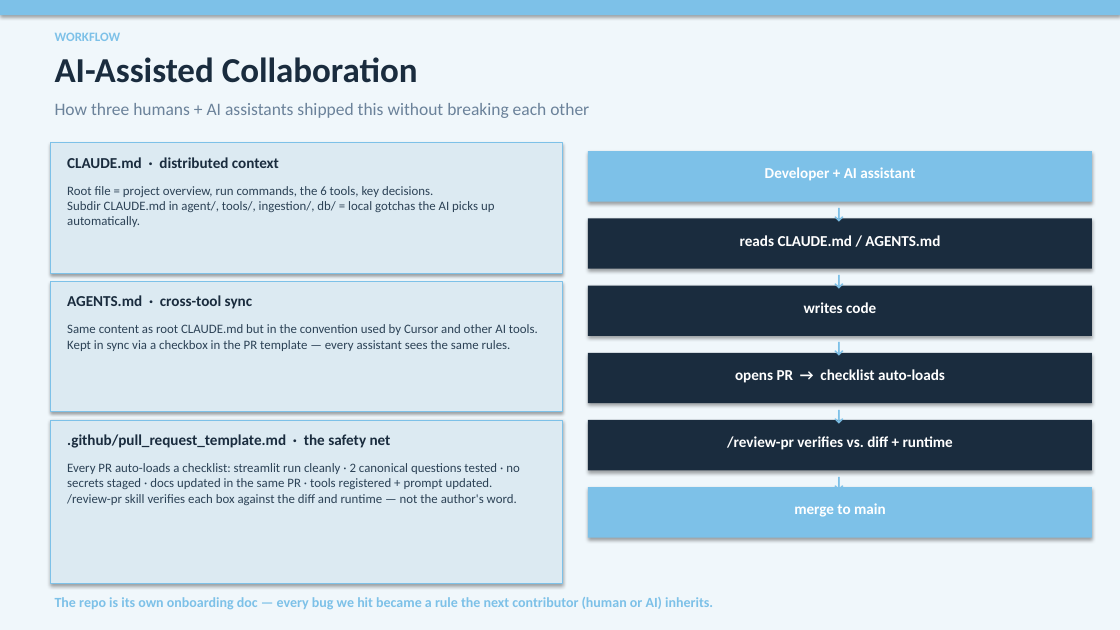
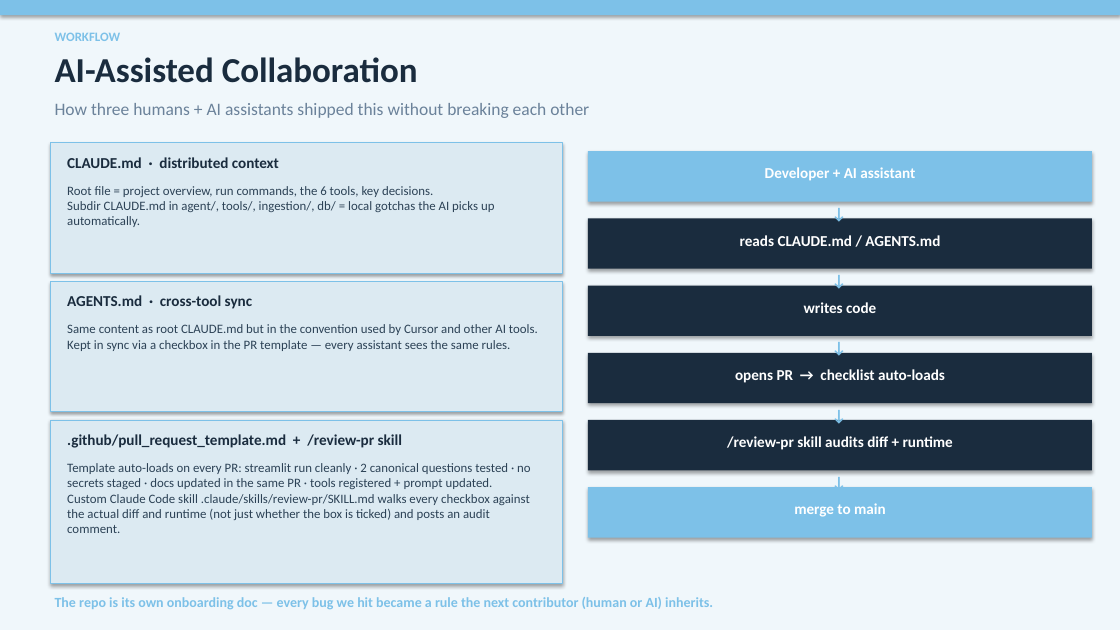
Before and after one commit to Ttopiac/colorado-powracle, a slide deck: slide 14 of slides/Colorado_Powracle_AlpineFrost.pptx. Drawn at 1120x630 pixels with LibreOffice and Linux fonts; fonts in the diff are those of the drawing. Boxes give left, top, right and bottom in pixels: in the first picture for what was removed or moved away, otherwise in the second. Text is boxed around its words. In the diff, an @@ line names an element or a change of style, - is before the commit and + after.

Commit message:
Slide 14: name the /review-pr skill explicitly

```diff
--- a/slides/Colorado_Powracle_AlpineFrost.pptx
+++ b/slides/Colorado_Powracle_AlpineFrost.pptx
@@ text at (67, 434, 402, 448): text changed @@
-.github/pull_request_template.md · the safety net
+.github/pull_request_template.md + /review-pr skill
@@ text at (727, 436, 953, 450): text changed @@
-/review-pr verifies vs. diff + runtime
+/review-pr skill audits diff + runtime
@@ text at (67, 463, 531, 533): text changed @@
-Every PR auto-loads a checklist: streamlit run cleanly · 2 canonical questions tested · no secrets staged · docs updated in the same PR · tools registered + prompt updated.
-/review-pr skill verifies each box against the diff and runtime — not the author's word.
+Template auto-loads on every PR: streamlit run cleanly · 2 canonical questions tested · no secrets staged · docs updated in the same PR · tools registered + prompt updated.
+Custom Claude Code skill .claude/skills/review-pr/SKILL.md walks every checkbox against the actual diff and runtime (not just whether the box is ticked) and posts an audit comment.
```
Also in this commit, not shown: 1 other file.
